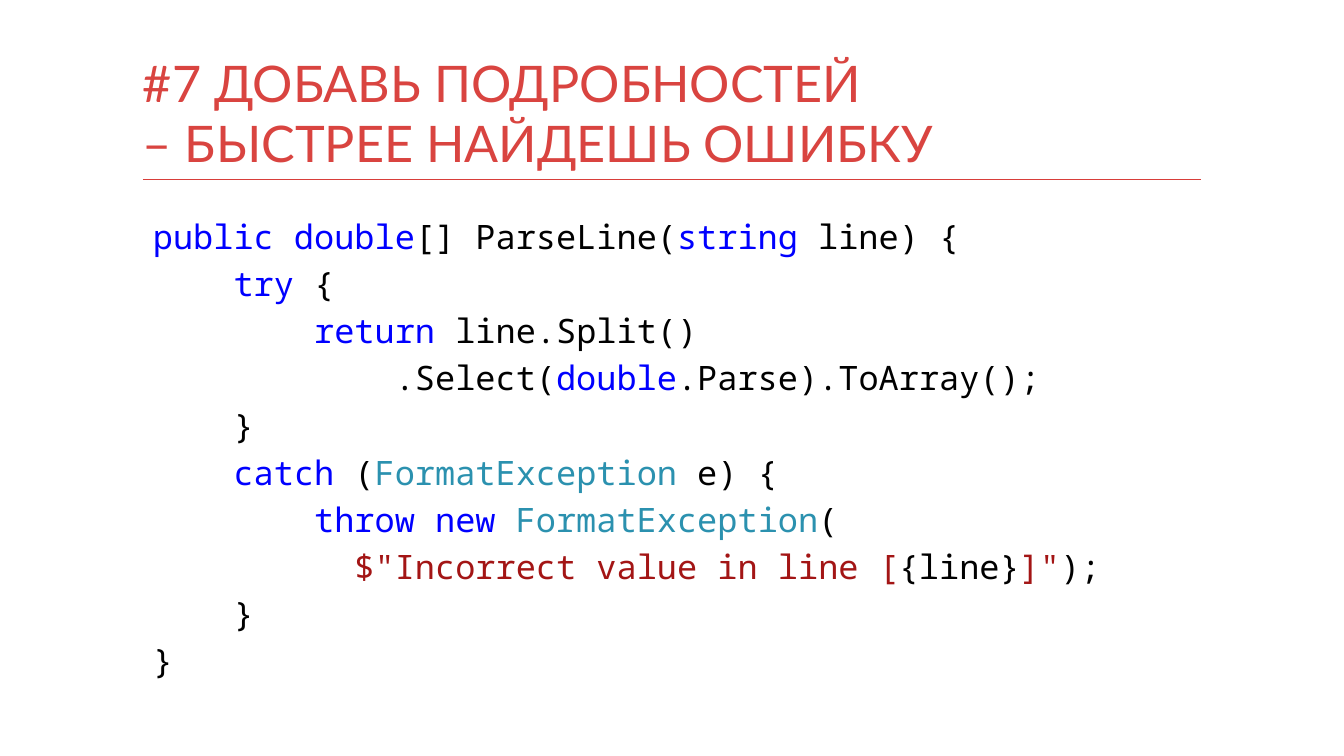
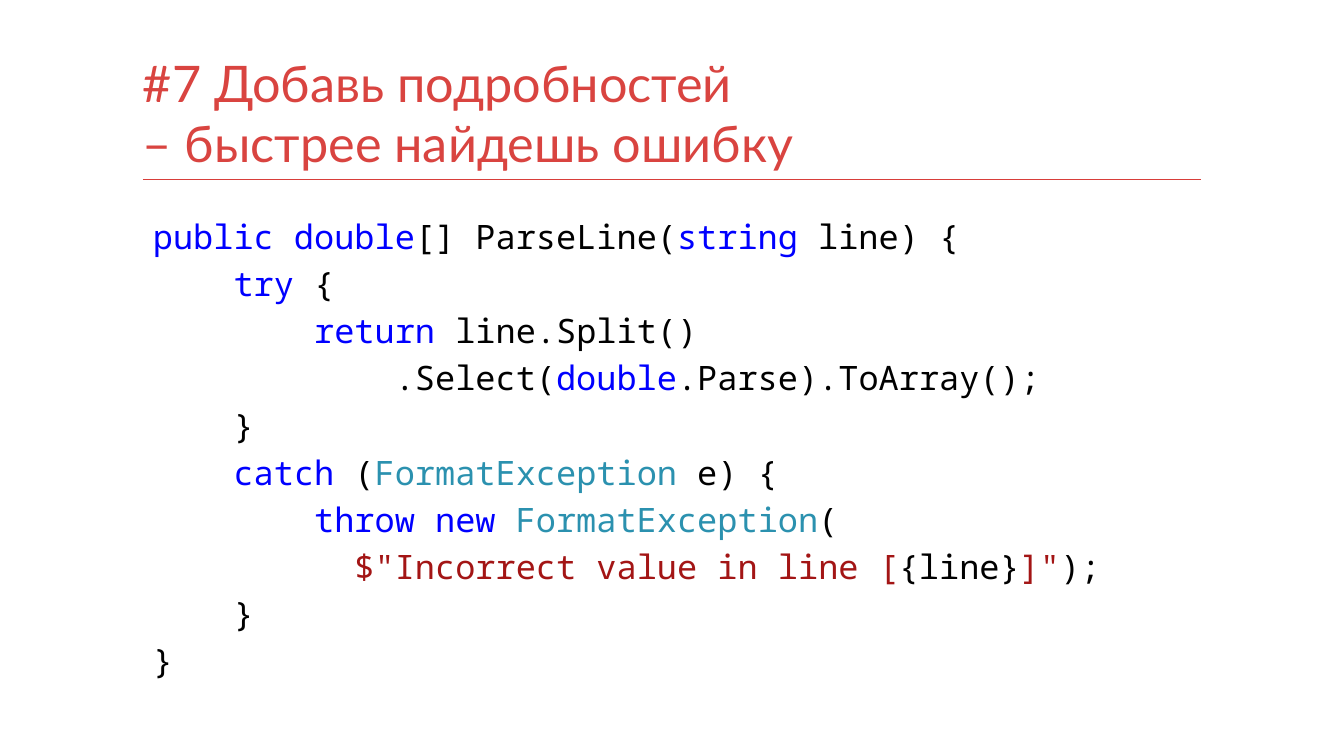
Before and after one commit to kontur-courses/exceptions, a slide deck: slide 20 of exceptions.pptx. Drawn at 1344x756 pixels with LibreOffice and Linux fonts; fonts in the diff are those of the drawing. Boxes give left, top, right and bottom in pixels: in the first picture for what was removed or moved away, otherwise in the second. Text is boxed around its words. In the diff, an @@ line names an element or a change of style, - is before the commit and + after.

```diff
--- a/exceptions.pptx
+++ b/exceptions.pptx
@@ title at (143, 65, 793, 171): text changed @@
-#7 ДОБАВЬ ПОДРОБНОСТЕЙ
-– БЫСТРЕЕ НАЙДЕШЬ ОШИБКУ
+#7 Добавь подробностей
+– быстрее найдешь ошибку
```
Also in this commit, not shown: 37 other slides changed, 2 slides added, 3 slides removed.
